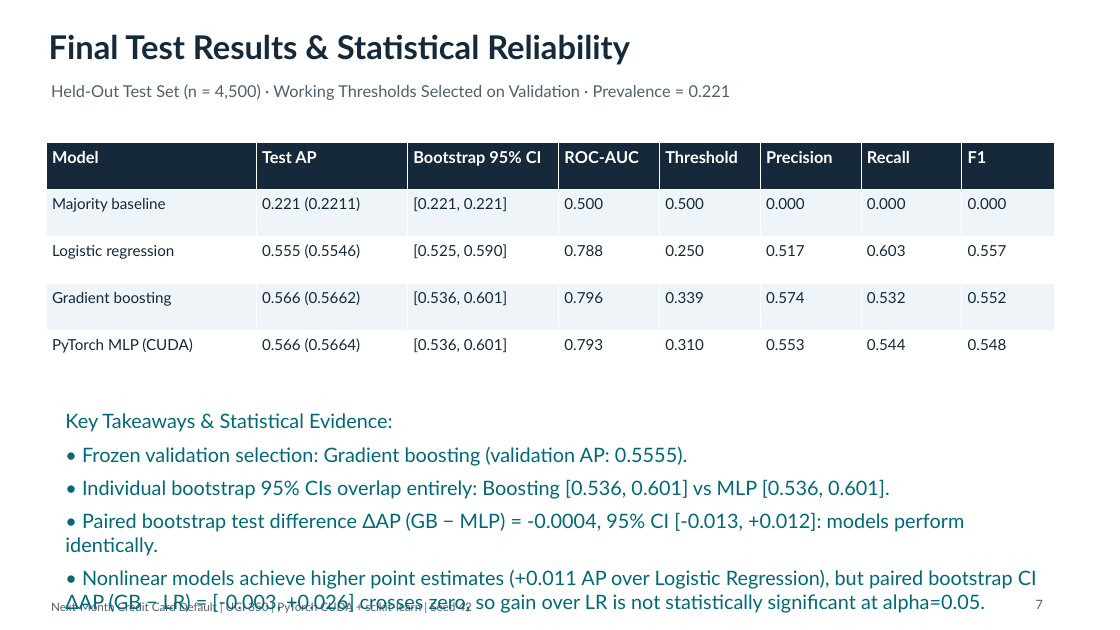
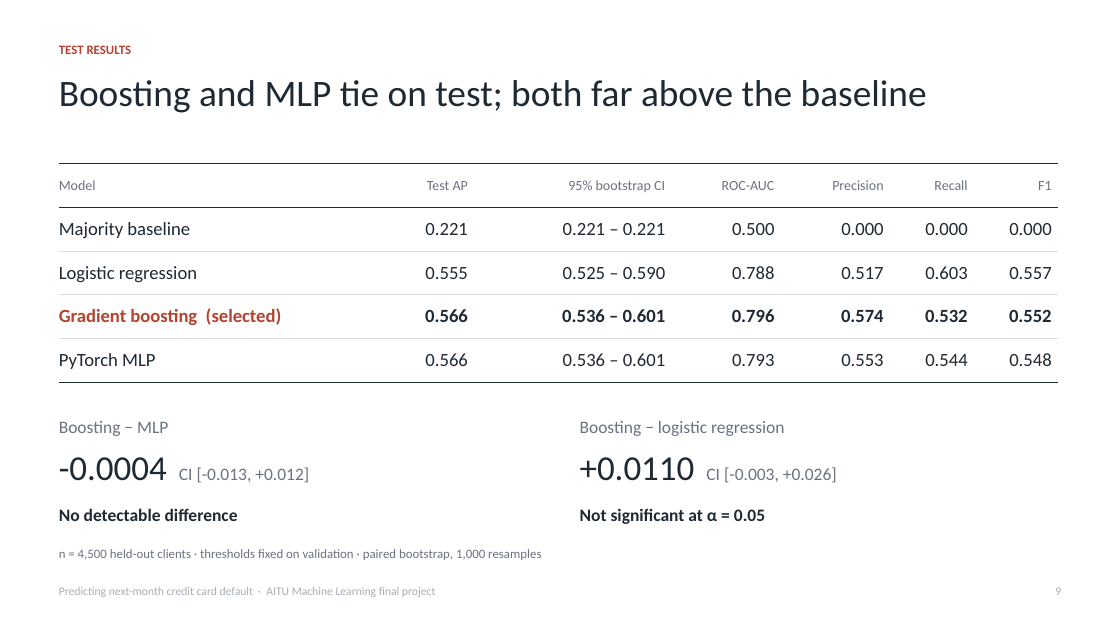
Before and after one commit to CoffeeSi/credit-default-prediction, a slide deck: slide 9 of presentation/credit_default_final.pptx (slide 7 before the commit). Drawn at 1120x630 pixels with LibreOffice and Linux fonts; fonts in the diff are those of the drawing. Boxes give left, top, right and bottom in pixels: in the first picture for what was removed or moved away, otherwise in the second. Text is boxed around its words. In the diff, an @@ line names an element or a change of style, - is before the commit and + after.

Commit message:
sync: update project from desktop with 15-slide minimalist deck and preview renders

```diff
--- a/presentation/credit_default_final.pptx
+++ b/presentation/credit_default_final.pptx
@@ text at box(59, 45, 132, 54): text changed; size 28 to 11 pt; font Lato to Calibri; text colour #15293A to #B4432F @@
-Final Test Results & Statistical Reliability
+TEST RESULTS
@@ text removed at box(51, 84, 731, 100) @@
-Held-Out Test Set (n = 4,500) · Working Thresholds Selected on Validation · Prevalence = 0.221
@@ text added at box(59, 80, 927, 113), 32 pt, text #1F2933 @@
+Boosting and MLP tie on test; both far above the baseline
@@ table at box(59, 164, 1059, 382) @@
-column 1, row 4: Gradient boosting
+column 1, row 4: Gradient boosting (selected)
-column 1, row 5: PyTorch MLP (CUDA)
+column 1, row 5: PyTorch MLP
-column 2: Test AP | 0.221 (0.2211) | 0.555 (0.5546) | 0.566 (0.5662) | 0.566 (0.5664)
+column 2: Test AP | 0.221 | 0.555 | 0.566 | 0.566
-column 3: Bootstrap 95% CI | [0.221, 0.221] | [0.525, 0.590] | [0.536, 0.601] | [0.536, 0.601]
+column 3: 95% bootstrap CI | 0.221 – 0.221 | 0.525 – 0.590 | 0.536 – 0.601 | 0.536 – 0.601
-column 5: Threshold | 0.500 | 0.250 | 0.339 | 0.310
@@ table: place and size @@
-table at box(46, 143, 1054, 378)
+table at box(59, 164, 1059, 382)
@@ text removed at box(65, 413, 1037, 613) @@
-Key Takeaways & Statistical Evidence:
-• Frozen validation selection: Gradient boosting (validation AP: 0.5555).
-• Individual bootstrap 95% CIs overlap entirely: Boosting [0.536, 0.601] vs MLP [0.536, 0.601].
-• Paired bootstrap test difference ΔAP (GB − MLP) = -0.0004, 95% CI [-0.013, +0.012]: models perform identically.
-• Nonlinear models achieve higher point estimates (+0.011 AP over Logistic Regression), but paired bootstrap CI ΔAP (GB − LR) = [-0.003, +0.026] crosses zero, so gain over LR is not statistically significant at alpha=0.05.
@@ text added at box(59, 421, 168, 436), 15 pt, text #6B7280 @@
+Boosting − MLP
@@ text added at box(580, 421, 784, 436), 15 pt, text #6B7280 @@
+Boosting − logistic regression
@@ text added at box(59, 457, 309, 483), 15 pt, text #6B7280 @@
+-0.0004 CI [-0.013, +0.012]
@@ text added at box(580, 457, 837, 483), 15 pt, text #6B7280 @@
++0.0110 CI [-0.003, +0.026]
@@ text added at box(59, 508, 238, 521), 15 pt, text #1F2933, bold @@
+No detectable difference
@@ text added at box(580, 508, 765, 524), 15 pt, text #1F2933, bold @@
+Not significant at α = 0.05
@@ text added at box(59, 549, 541, 560), 11 pt, text #6B7280 @@
+n = 4,500 held-out clients · thresholds fixed on validation · paired bootstrap, 1,000 resamples
@@ text at box(59, 587, 435, 597): text changed; font Lato to Calibri; text colour #50606A to #A8AEB6 @@
-Next-Month Credit Card Default | UCI 350 | PyTorch CUDA + scikit-learn | Seed 42
+Predicting next-month credit card default · AITU Machine Learning final project
@@ text added at box(1055, 587, 1061, 595), 10 pt, text #A8AEB6 @@
+9
@@ text removed at box(1036, 600, 1043, 609) @@
-7
```
Also in this commit, not shown: 14 slides added, 12 slides removed, 31 other files.
